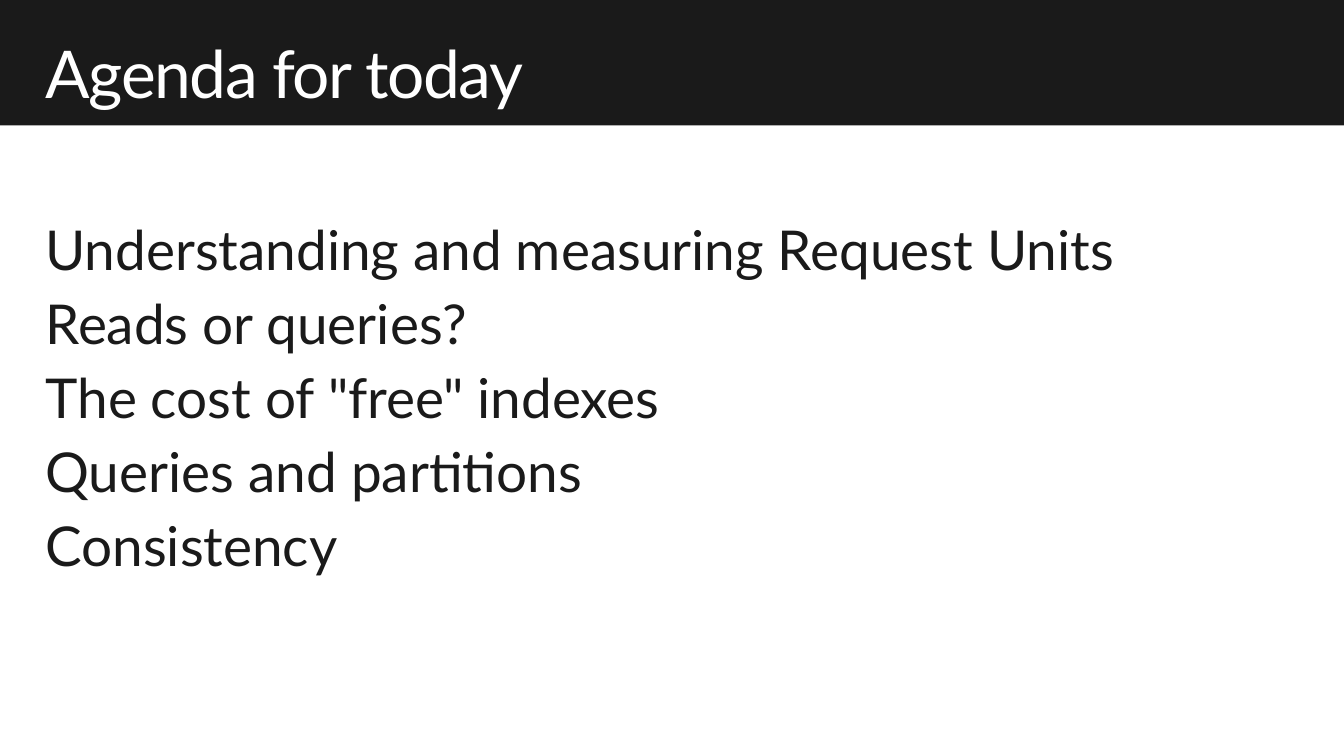
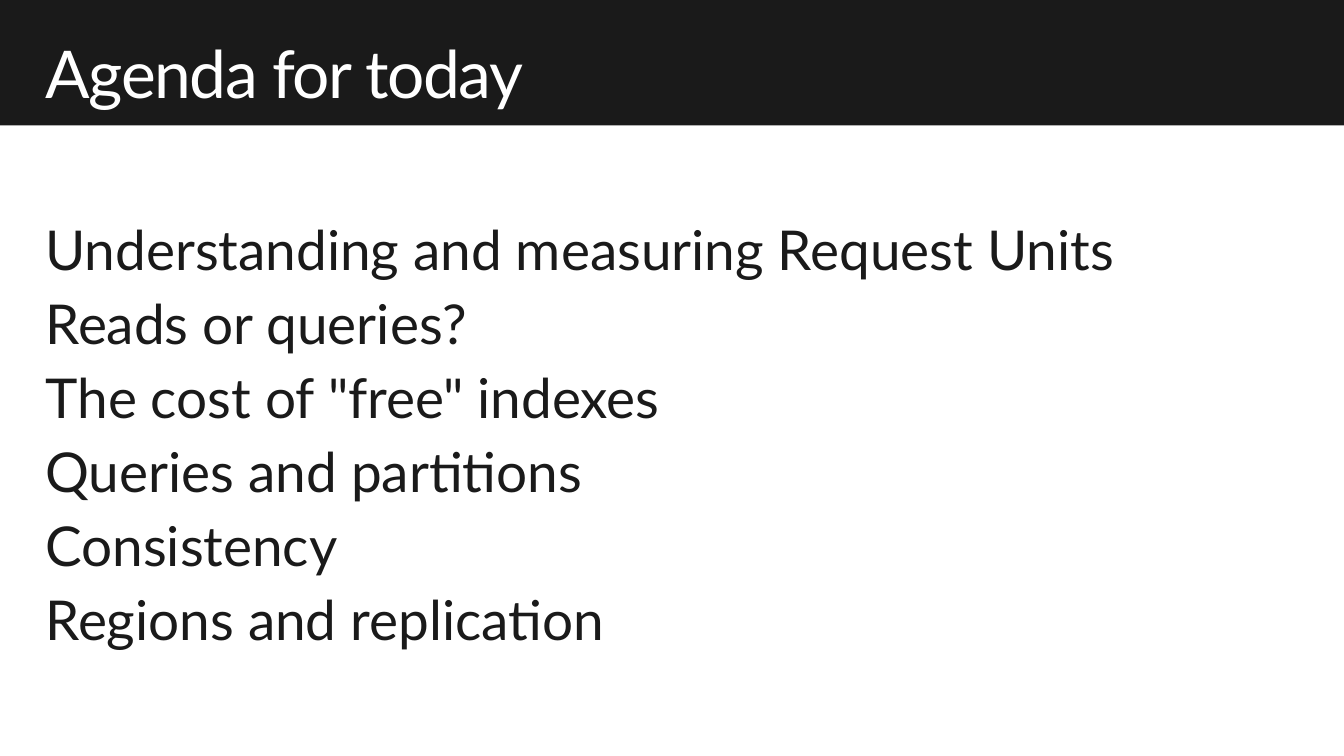
Before and after one commit to dmakogon/decode2018, a slide deck: slide 2 of decode2018_cosmosdb.pptx. Drawn at 1344x756 pixels with LibreOffice and Linux fonts; fonts in the diff are those of the drawing; background and template pictures are left out. Boxes give left, top, right and bottom in pixels: in the first picture for what was removed or moved away, otherwise in the second. Text is boxed around its words. In the diff, an @@ line names an element or a change of style, - is before the commit and + after.

```diff
--- a/decode2018_cosmosdb.pptx
+++ b/decode2018_cosmosdb.pptx
@@ text at (45,599,604,650): paragraph added @@
+Regions and replication
```
Also in this commit, not shown: 3 other slides changed, 6 slides added, 7 slides removed.
